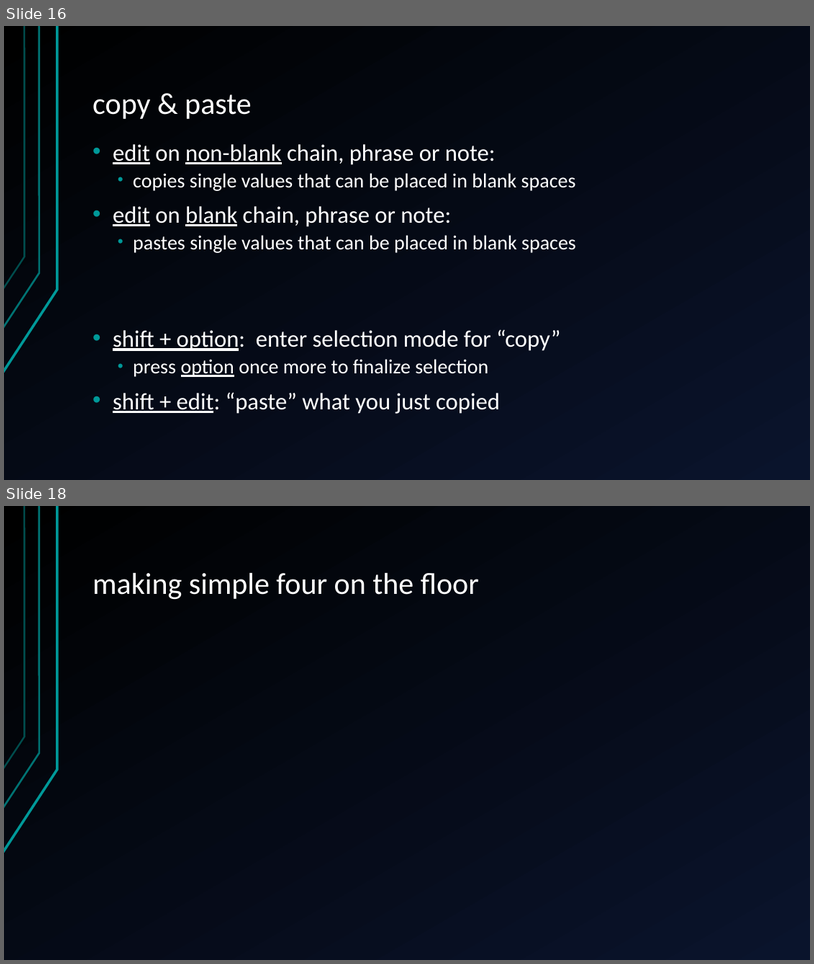
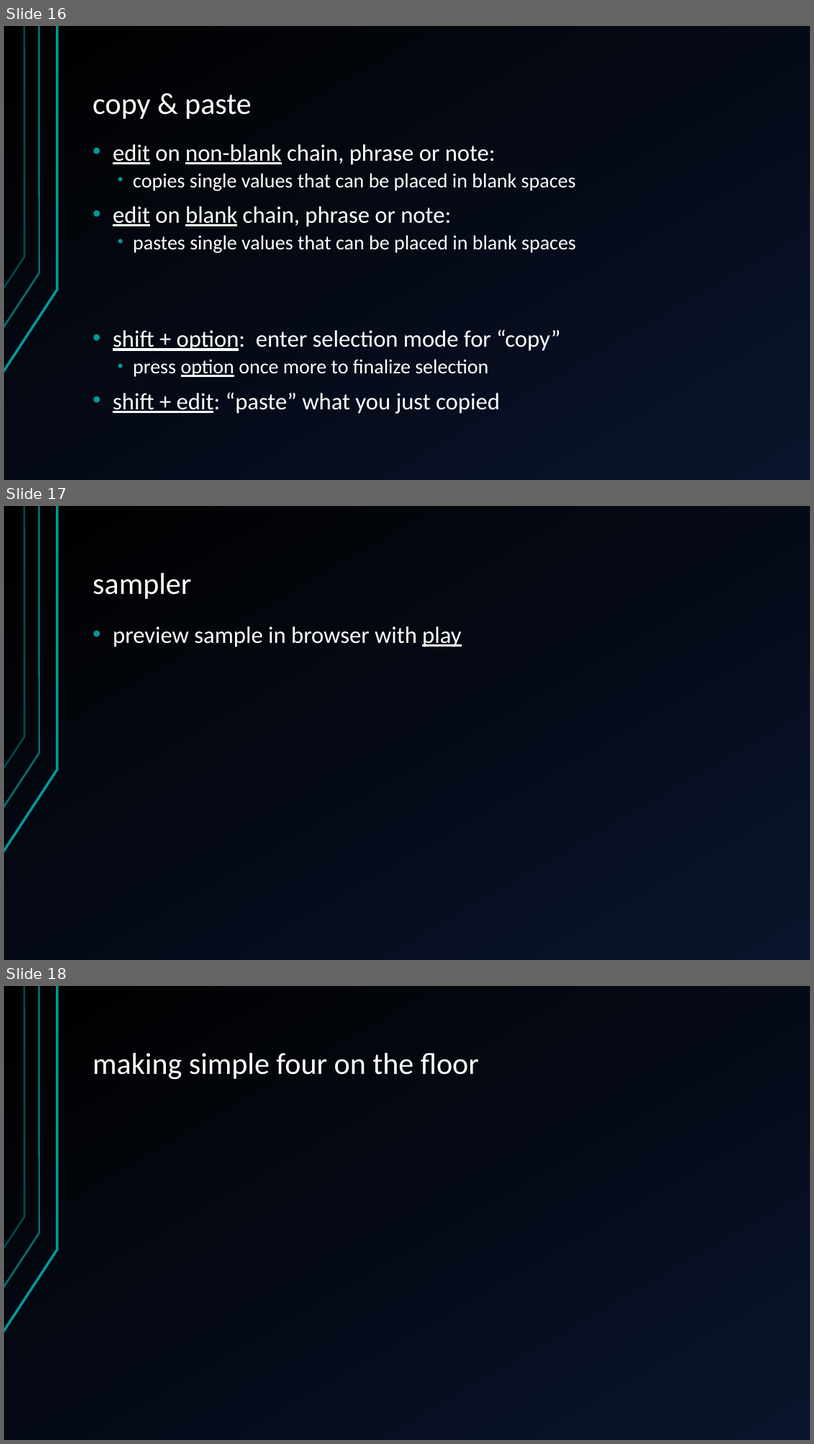
Before and after one commit to jegasus/m8-tracker-workshop, a slide deck: slides_v1.odp. Shown one above the other, each under a label of ours: slides 16 and 18 before the commit, slides 16, 17 and 18 after it; the slides between them are not shown. The pictures are 814x964 and 814x1444 pixels, drawn with LibreOffice and Linux fonts; fonts in the diff are those of the drawing. Boxes give left, top, right and bottom in pixels: in the first picture for what was removed or moved away, otherwise in the second. Text is boxed around its words. In the diff, an @@ line names an element or a change of style, - is before the commit and + after.

```diff
--- a/slides_v1.odp
+++ b/slides_v1.odp
@@ slide 17 added at (x1=4, y1=506, x2=810, y2=960), background gradient #000000 to #0A142C; not listed: 3 template elements that a slide beside it also shows @@
@@ title added at (x1=93, y1=573, x2=191, y2=599), 36 pt, text #FFFFFF @@
+sampler
@@ text added at (x1=113, y1=626, x2=461, y2=647), 28 pt, text #FFFFFF @@
+• preview sample in browser with play
```
Also in this commit, not shown: 2 slides changed, 1 other slide added, 1 slide removed.
